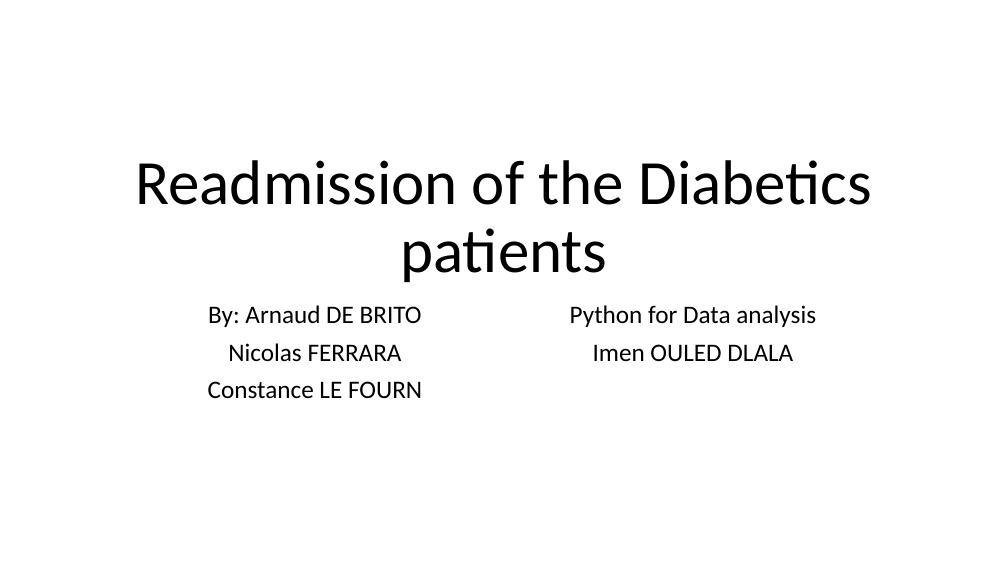
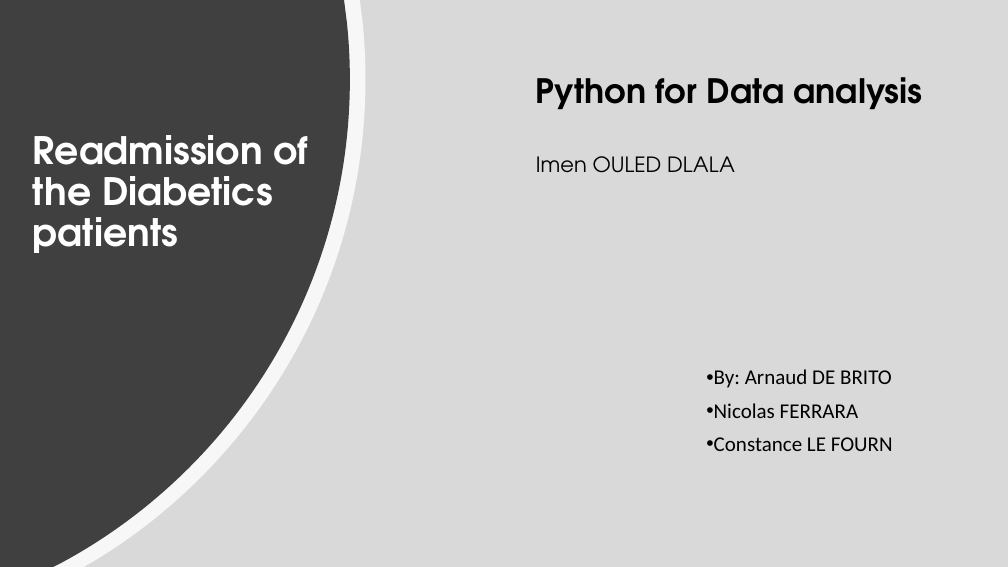
Before and after one commit to Const679/Python-Diabete, a slide deck: slide 1 of Readmission of the Diabetics patients.pptx. Drawn at 1008x567 pixels with LibreOffice and Linux fonts; fonts in the diff are those of the drawing. Boxes give left, top, right and bottom in pixels: in the first picture for what was removed or moved away, otherwise in the second. Text is boxed around its words. In the diff, an @@ line names an element or a change of style, - is before the commit and + after.

```diff
--- a/Readmission of the Diabetics patients.pptx
+++ b/Readmission of the Diabetics patients.pptx
@@ rectangle added at box(0, 0, 1008, 567), fill #D9D9D9 @@
@@ freeform shape added at box(0, 0, 366, 567), fill #FFFFFF at 80% opacity @@
@@ freeform shape added at box(0, 0, 350, 567), fill #404040 @@
@@ text "Python for Data analysis": place and size @@
-text "Python for Data analysis" at box(570, 305, 816, 361)
+text "Python for Data analysis" at box(536, 77, 923, 173)
@@ text "Python for Data analysis" at box(536, 77, 923, 173): size 24 to 32 pt, bold on in "Python for Data analysis"; font Calibri to TeX Gyre Adventor; size 24 to 20 pt in "Imen OULED DLALA"; alignment centre to left @@
@@ title "Readmission of the Diabetics patients": place and size @@
-title "Readmission of the Diabetics patients" at box(135, 160, 872, 282)
+title "Readmission of the Diabetics patients" at box(33, 135, 308, 253)
@@ title "Readmission of the Diabetics patients" at box(33, 135, 308, 253): size 60 to 36 pt, font Calibri to TeX Gyre Adventor, text colour #000000 to #FFFFFF, bold on; alignment centre to left; vertical alignment bottom to top @@
@@ subtitle "By: Arnaud DE BRITO": place and size @@
-subtitle "By: Arnaud DE BRITO" at box(208, 305, 422, 399)
+subtitle "By: Arnaud DE BRITO" at box(714, 369, 893, 451)
@@ subtitle "By: Arnaud DE BRITO" at box(714, 369, 893, 451): size 24 to 20 pt; alignment centre to left; bullet none to • @@
```
Also in this commit, not shown: 1 slide added, 2 slides removed.
